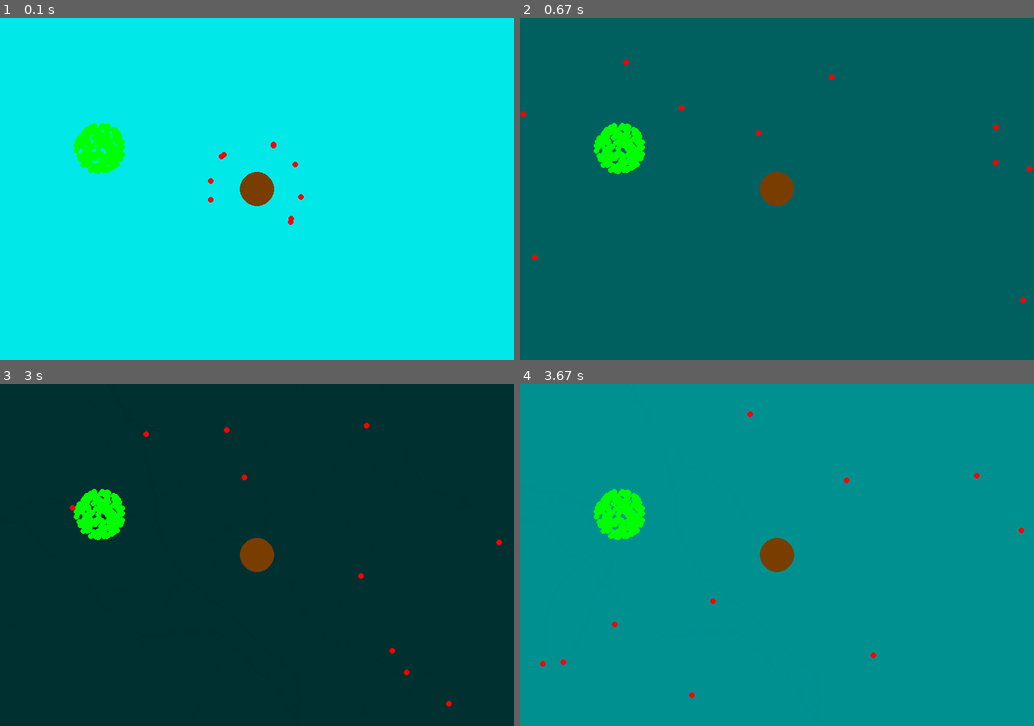
Above: before the commit, frames 1-4 (two rows, left to right).
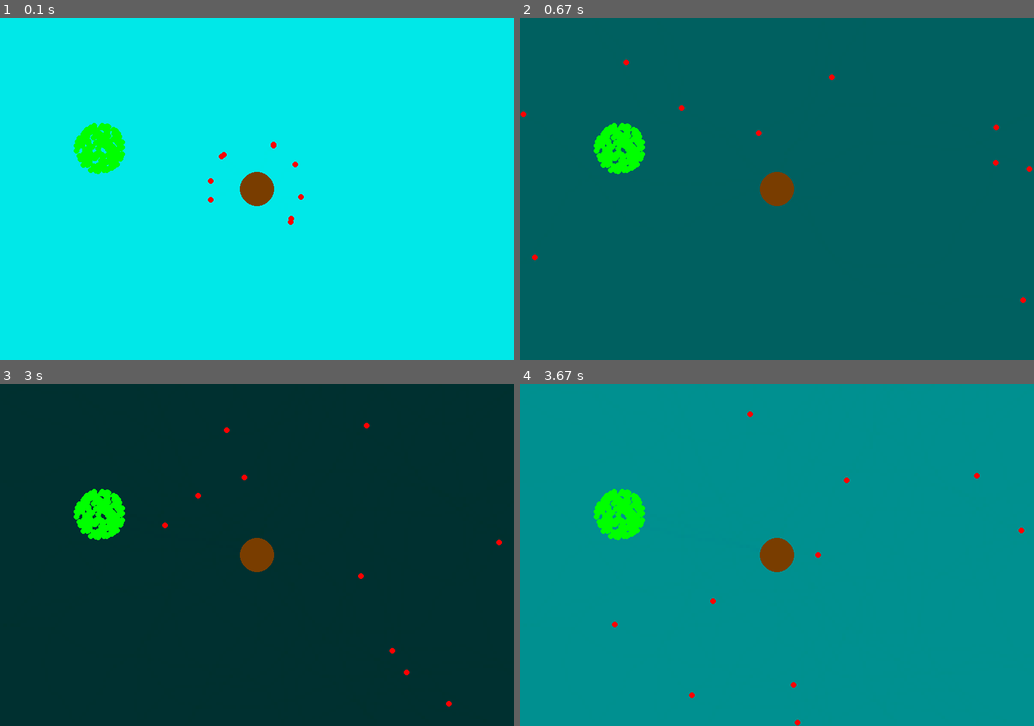
Above: after the commit, the same moments.

Repository: lucasthierry17/Ant_Project
Game: pygame game, started from pygame_grids.py
Two runs of this game, one before a commit and one after it. Both use one fixed random seed, a clock stepped at 60 frames per second and the inputs below.
Inputs:
- Up to frame 1 (0.1 s): no input
- Up to frame 2 (0.67 s): no input
- Up to frame 3 (3 s): no input
- Up to frame 4 (3.67 s): tap Enter at 3.33 s

Frames 1-2 are identical in both runs. In frame 3, less than 0.1% of the frame differs, in the area x 13-40%, y 13-43%; in frame 4, less than 0.1%, in the area x 3-70%, y 49-100%.

Commit message:
Added the return for ants with food, but issue

Diff:
--- a/pygame_grids.py
+++ b/pygame_grids.py
@@ -24,12 +24,12 @@
         self.has_food = np.zeros((num_ants), dtype=bool)
 
     def calculate_direction(self, start, target):
-        """Calculates the direction from the start to the target. It takes in the position of the target and the position of the nest."""
+        """Calculates the direction from the start to the target.
+        It takes in the position of the target and the position of the nest."""
         direction_vector = target - start
         return direction_vector / np.linalg.norm(direction_vector)
 
     def move_ants(self, positions, directions):
-        """Represents the movement of the ants. Each ant receives a random direction for the beginning. After their first step, they have a side of view which is limited to the pheri variable. They get a random direction and take a step in that direction. If their next step is outside the screen, they take a step towards the center."""
         cos_directions = step_size * np.cos(np.radians(directions))
         sin_directions = step_size * np.sin(np.radians(directions))
 
@@ -38,14 +38,21 @@
             next_x = x + cos_directions[ant]
             next_y = y + sin_directions[ant]
 
-            if 0 <= next_x <= width and 0 <= next_y <= height:
-                x, y = next_x, next_y
-            else:
+            if self.has_food[ant]:
+                # Ant has food, move towards the nest (highest home pheromone value)
+                direction_to_nest = self.calculate_direction(np.array([x, y]), nest_position)
+                directions[ant] = np.degrees(np.arctan2(direction_to_nest[1], direction_to_nest[0]))
+                x += cos_directions[ant]  # Move in the direction of the nest
+                y += sin_directions[ant]
+
+            elif not (0 <= next_x <= width and 0 <= next_y <= height):
                 direction_to_center = self.calculate_direction(np.array([x, y]), nest_position)
                 directions[ant] = np.degrees(np.arctan2(direction_to_center[1], direction_to_center[0]))
                 repulsion_vector = direction_to_center * repulsion_distance
                 x += repulsion_vector[0]
                 y += repulsion_vector[1]
+            else:
+                x, y = next_x, next_y
 
             positions[ant] = (x, y)
             directions[ant] += np.random.uniform(-pheri, pheri)
@@ -123,13 +130,14 @@
     def draw_nest(self):
         pygame.draw.circle(self.screen, (121, 61, 0), (width // 2, height // 2), 30)
 
+
 class Run:
     def __init__(self):
         self.ants = Ants()
         self.ant_positions = np.full((num_ants, 2), nest_position, dtype=float)
         self.ant_directions = np.random.uniform(0, 360, size=num_ants)
-        self.home_pheromones = np.full((logical_width, logical_height), 0, dtype=np.uint8)  # Initialize home pheromones to zero
-        self.food_pheromones = np.full((logical_width, logical_height), 0, dtype=np.uint8)  # Initialize food pheromones to zero
+        self.home_pheromones = np.full((logical_width, logical_height), 0, dtype=np.uint8)
+        self.food_pheromones = np.full((logical_width, logical_height), 0, dtype=np.uint8)
         self.go = True
 
     def main(self):
@@ -141,10 +149,12 @@
             self.ant_positions = self.ants.move_ants(self.ant_positions, self.ant_directions)
 
             for ant_pos, has_food in zip(self.ant_positions, self.ants.has_food):
-                logical_x, logical_y = ant_pos.astype(int) // pixel_size
+                logical_x = np.clip(ant_pos[0].astype(int) // pixel_size, 0, logical_width - 1)
+                logical_y = np.clip(ant_pos[1].astype(int) // pixel_size, 0, logical_height - 1)
+                #logical_x, logical_y = ant_pos.astype(int) // pixel_size
 
                 if not has_food:
-                     # Check if an ant is inside a food position
+                    # Check if an ant is inside a food position
                     for food_pos in vis.food_positions:
                         distance_to_food = np.linalg.norm(ant_pos - food_pos)
                         if distance_to_food < size_food:
@@ -158,6 +168,7 @@
 
             vis.draw_ants(self.ant_positions, size_ant)
 
+
 vis = Drawing()
 main = Run()
 
--- a/test.py
+++ b/test.py
@@ -5,9 +5,9 @@
 logical_width, logical_height = 150, 100  # size for the arrays
 pixel_size = 6  # scales the screen up for visualization
 width, height = logical_width * pixel_size, logical_height * pixel_size
-num_ants = 10  # number of ants
+num_ants = 20 # number of ants
 size_ant = 5  # size of the ant for drawing
-FPS = 350  # frames per second
+FPS = 400  # frames per second
 pheri = 15  # this represents their sight of view
 repulsion_distance = 5  # how far the ants will go towards the center
 nest_position = np.array([width // 2, height // 2])  # set nest to the middle
@@ -24,35 +24,46 @@
         self.has_food = np.zeros((num_ants), dtype=bool)
 
     def calculate_direction(self, start, target):
-        """Calculates the direction from the start to the target. It takes in the position of the target and the position of the nest."""
+        """Calculates the direction from the start to the target.
+        It takes in the position of the target and the position of the nest."""
         direction_vector = target - start
         return direction_vector / np.linalg.norm(direction_vector)
 
-    def move_ants(self, positions, directions):
-        """Represents the movement of the ants. Each ant receives a random direction for the beginning. After their first step, they have a side of view which is limited to the pheri variable. They get a random direction and take a step in that direction. If their next step is outside the screen, they take a step towards the center."""
+
+    def move_ants(self, positions, directions, food_pheromones):
         cos_directions = step_size * np.cos(np.radians(directions))
         sin_directions = step_size * np.sin(np.radians(directions))
 
         for ant in range(len(positions)):
             x, y = positions[ant]
-            next_x = x + cos_directions[ant]
-            next_y = y + sin_directions[ant]
+            logical_x = np.clip(x // pixel_size, 0, logical_width - 1)
+            logical_y = np.clip(y // pixel_size, 0, logical_height - 1)
 
-            if 0 <= next_x <= width and 0 <= next_y <= height:
-                x, y = next_x, next_y
+            if self.has_food[ant]:
+                # Ant has food, move towards the nest (highest home pheromone value)
+                direction_to_nest = self.calculate_direction(np.array([x, y]), nest_position)
+                directions[ant] = np.degrees(np.arctan2(direction_to_nest[1], direction_to_nest[0]))
+                x += cos_directions[ant]  # Move in the direction of the nest
+                y += sin_directions[ant]
             else:
-                direction_to_center = self.calculate_direction(np.array([x, y]), nest_position)
-                directions[ant] = np.degrees(np.arctan2(direction_to_center[1], direction_to_center[0]))
-                repulsion_vector = direction_to_center * repulsion_distance
-                x += repulsion_vector[0]
-                y += repulsion_vector[1]
+                # Ant doesn't have food, search for the direction with the highest food pheromone value in the surrounding
+                x_start, x_end = max(0, logical_x - pheri), min(logical_x + pheri + 1, logical_width)
+                y_start, y_end = max(0, logical_y - pheri), min(logical_y + pheri + 1, logical_height)
+                neighborhood = food_pheromones[x_start:x_end, y_start:y_end]
+                max_index = np.unravel_index(np.argmax(neighborhood), neighborhood.shape)
+                max_direction = self.calculate_direction(np.array([logical_x, logical_y]), np.array(max_index))
+                directions[ant] = np.degrees(np.arctan2(max_direction[1], max_direction[0]))
+
+                # Move in the calculated direction
+                next_x = x + cos_directions[ant]
+                next_y = y + sin_directions[ant]
+                if 0 <= next_x <= width and 0 <= next_y <= height:
+                    x, y = next_x, next_y
 
             positions[ant] = (x, y)
             directions[ant] += np.random.uniform(-pheri, pheri)
 
         return positions
-
-
 class Food:
     """In this class, the food_sources are being created. They are shown as x of smaller green circles inside of a bigger circle. They are being placed randomly inside a certain area (away from the nest)"""
     def __init__(self, num_food, radius, min_distance=400):
@@ -123,13 +134,14 @@
     def draw_nest(self):
         pygame.draw.circle(self.screen, (121, 61, 0), (width // 2, height // 2), 30)
 
+
 class Run:
     def __init__(self):
         self.ants = Ants()
         self.ant_positions = np.full((num_ants, 2), nest_position, dtype=float)
         self.ant_directions = np.random.uniform(0, 360, size=num_ants)
-        self.home_pheromones = np.full((logical_width, logical_height), 0, dtype=np.uint8)  # Initialize home pheromones to zero
-        self.food_pheromones = np.full((logical_width, logical_height), 0, dtype=np.uint8)  # Initialize food pheromones to zero
+        self.home_pheromones = np.full((logical_width, logical_height), 0, dtype=np.uint8)
+        self.food_pheromones = np.full((logical_width, logical_height), 0, dtype=np.uint8)
         self.go = True
 
     def main(self):
@@ -138,13 +150,15 @@
                 if event.type == pygame.QUIT:
                     self.go = False
 
-            self.ant_positions = self.ants.move_ants(self.ant_positions, self.ant_directions)
+            self.ant_positions = self.ants.move_ants(self.ant_positions, self.ant_directions, self.food_pheromones)
 
             for ant_pos, has_food in zip(self.ant_positions, self.ants.has_food):
-                logical_x, logical_y = ant_pos.astype(int) // pixel_size
+                logical_x = np.clip(ant_pos[0].astype(int) // pixel_size, 0, logical_width - 1)
+                logical_y = np.clip(ant_pos[1].astype(int) // pixel_size, 0, logical_height - 1)
+                #logical_x, logical_y = ant_pos.astype(int) // pixel_size
 
                 if not has_food:
-                     # Check if an ant is inside a food position
+                    # Check if an ant is inside a food position
                     for food_pos in vis.food_positions:
                         distance_to_food = np.linalg.norm(ant_pos - food_pos)
                         if distance_to_food < size_food:
@@ -158,6 +172,7 @@
 
             vis.draw_ants(self.ant_positions, size_ant)
 
+
 vis = Drawing()
 main = Run()
 
